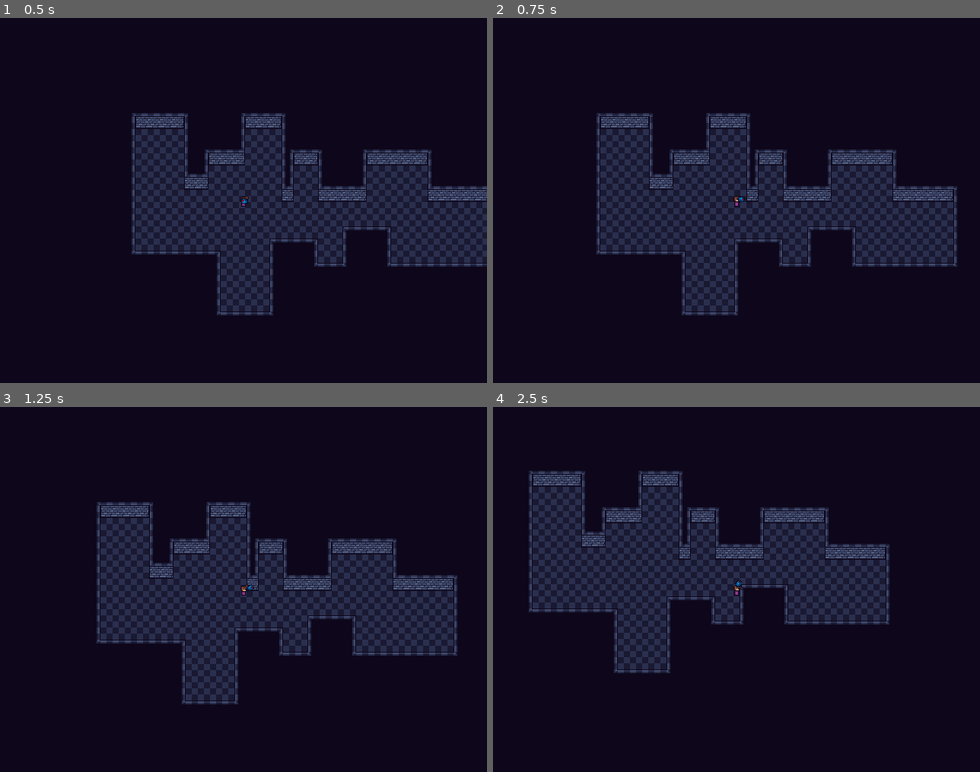
Above: before the commit, frames 1-4 (two rows, left to right).
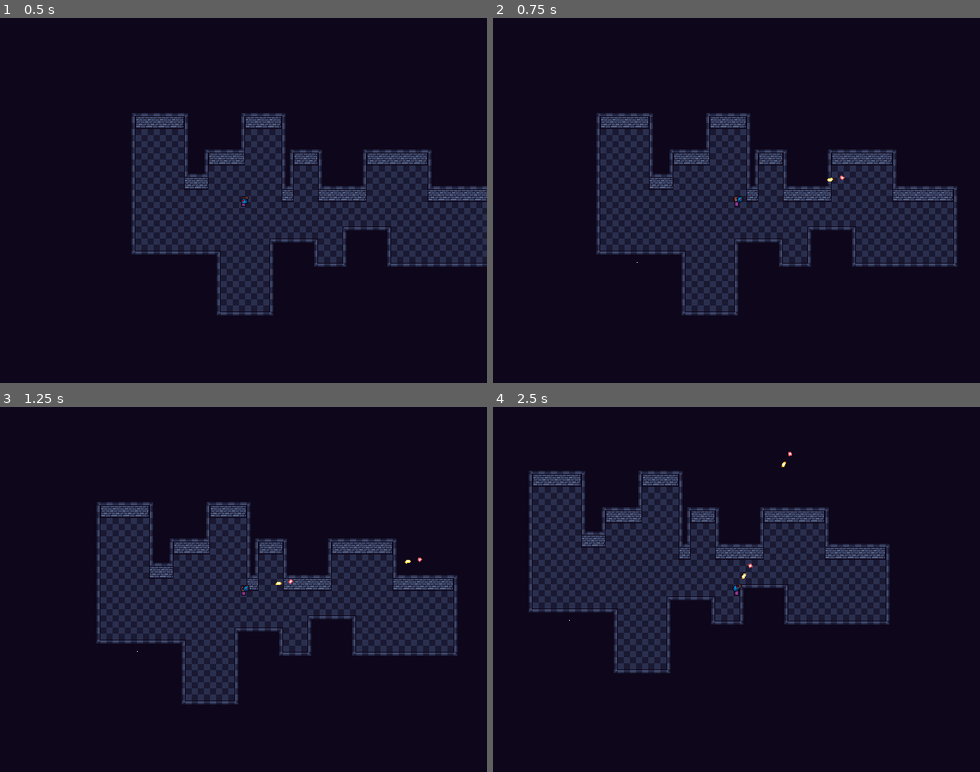
Above: after the commit, the same moments.

Repository: subnitrates/Project-Godot-Wild
Game: Godot game, scene res://scenes/test.tscn
Two runs of this game, one before a commit and one after it. Both use one fixed random seed, a clock stepped at 60 frames per second and the inputs below. The project has no main scene, so this scene is started directly.
Inputs (mouse positions are in pixels of both pictures, inside the frame that each line leads up to):
- Up to frame 1 (0.5 s): no input
- Up to frame 2 (0.75 s): move the mouse to (843, 182) at 0.52 s; press the mouse at (843, 182) at 0.53 s; hold D (move_right) from 0.53 s (still down)
- Up to frame 3 (1.25 s): keep holding D (move_right)
- Up to frame 4 (2.5 s): tap Enter at 1.25 s; move the mouse to (639, 607) at 1.27 s; release D (move_right) at 1.28 s; release the mouse at (639, 607) at 1.28 s; hold S (move_down) 1.28-2.03 s; click (639, 607) at 1.35 s; tap Space at 2 s; move the mouse to (785, 509) at 2.02 s; press the mouse at (785, 509) at 2.03 s; hold D (move_right) from 2.03 s (still down)

Frame 1 is identical in both runs. In frame 2, less than 0.1% of the frame differs, in the area x 29-73%, y 43-68%; in frame 3, less than 0.1%; in frame 4, less than 0.1%, in the area x 15-62%, y 12-59%.

Commit message:
bullets and shooting

Diff:
--- a/Player/Guns/Bullets/Bullet.tscn
+++ b/Player/Guns/Bullets/Bullet.tscn
@@ -1,6 +1,7 @@
-[gd_scene load_steps=3 format=3 uid="uid://cnyi2xj5ofb5e"]
+[gd_scene load_steps=4 format=3 uid="uid://cnyi2xj5ofb5e"]
 
 [ext_resource type="Script" uid="uid://bhe314wall2v" path="res://Player/Guns/Bullets/bullet.gd" id="1_dxpde"]
+[ext_resource type="Texture2D" uid="uid://cfp2ff5s8vpkm" path="res://Assets/sprites/Bullets.png" id="2_7xwm5"]
 
 [sub_resource type="RectangleShape2D" id="RectangleShape2D_7xwm5"]
 
@@ -8,6 +9,7 @@
 script = ExtResource("1_dxpde")
 
 [node name="Sprite2D" type="Sprite2D" parent="."]
+texture = ExtResource("2_7xwm5")
 
 [node name="CollisionShape2D" type="CollisionShape2D" parent="."]
 shape = SubResource("RectangleShape2D_7xwm5")
--- a/Player/Guns/hover_gun.gd
+++ b/Player/Guns/hover_gun.gd
@@ -2,8 +2,13 @@
 
 @export var radius: float = 10.0
 @export var lerp_speed: float = 5.0
+@export var bullet_scene: PackedScene
+@export var fire_rate: float = 5
+@export var recoil_strength: float = 5.0
+@export var muzzle_offset: Vector2 = Vector2(20, 0)
 
 var _target_position: Vector2 = Vector2.ZERO
+var _shoot_cooldown: float = 0.0
 
 func _ready():
 	# pulsing effect
@@ -12,9 +17,34 @@
 	tween.tween_property(self, "scale", Vector2(1.0, 1.0), 0.5)
 
 func _physics_process(delta: float) -> void:
+	_shoot_cooldown = max(_shoot_cooldown - delta, 0)
 	global_position = global_position.lerp(_target_position, lerp_speed * delta)
+
 	look_at(get_global_mouse_position())
 
 func update_position(player_position: Vector2, mouse_position: Vector2) -> void:
 	var direction = (mouse_position - player_position).normalized()
 	_target_position = player_position + (direction * radius)
+
+func shoot() -> void:
+	if _shoot_cooldown > 0:
+		return
+
+	_shoot_cooldown = 1.0 / fire_rate
+
+	var bullet = bullet_scene.instantiate()
+	get_tree().root.add_child(bullet)
+
+	var muzzle_position = global_position + transform.x * muzzle_offset.x
+	bullet.global_position = muzzle_position
+	bullet.direction = (get_global_mouse_position() - global_position).normalized()
+	bullet.rotation = global_rotation
+
+	apply_recoil()
+
+
+func apply_recoil() -> void:
+	var recoil_direction = -transform.x * recoil_strength
+	global_position += recoil_direction
+
+	rotation += randf_range(-0.05, 0.05)
--- a/Player/Guns/hover_gun.tscn
+++ b/Player/Guns/hover_gun.tscn
@@ -1,10 +1,12 @@
-[gd_scene load_steps=3 format=3 uid="uid://bfv5a5lsh0cyj"]
+[gd_scene load_steps=4 format=3 uid="uid://bfv5a5lsh0cyj"]
 
 [ext_resource type="Script" uid="uid://da4amxyuiov45" path="res://Player/Guns/hover_gun.gd" id="1_jtnn5"]
 [ext_resource type="Texture2D" uid="uid://b41bn58005ja0" path="res://Assets/sprites/Gun.png" id="1_x20h6"]
+[ext_resource type="PackedScene" uid="uid://cnyi2xj5ofb5e" path="res://Player/Guns/Bullets/Bullet.tscn" id="2_r3l2x"]
 
 [node name="HoverGun" type="Node2D"]
 script = ExtResource("1_jtnn5")
+bullet_scene = ExtResource("2_r3l2x")
 
 [node name="Sprite2D" type="Sprite2D" parent="."]
 texture = ExtResource("1_x20h6")
--- a/Player/Player.gd
+++ b/Player/Player.gd
@@ -6,6 +6,9 @@
 @onready var collision_shape_2d: CollisionShape2D = $CollisionShape2D
 @onready var animated_sprite_2d: AnimatedSprite2D = $AnimatedSprite2D
 @onready var hover_gun = $HoverGun
+
+var is_shooting: bool = false
+
 
 func _ready() -> void:
 	current_state = PlayerIdleState.new()
@@ -17,6 +20,15 @@
 		current_state.update(delta)
 	hover_gun.update_position(global_position, get_global_mouse_position())
 
+	if Input.is_action_pressed("shoot"):
+		hover_gun.shoot()
+
+func _input(event: InputEvent) -> void:
+	if event.is_action_pressed("shoot"):
+		is_shooting = true
+	elif event.is_action_released("shoot"):
+		is_shooting = false
+
 func change_state(new_state_instance: PlayerState):
 	if current_state:
 		current_state.exit()
--- a/Player/Player.tscn
+++ b/Player/Player.tscn
@@ -141,3 +141,8 @@
 
 [node name="HoverGun" parent="." instance=ExtResource("3_tok1r")]
 position = Vector2(11, 3)
+radius = null
+lerp_speed = null
+fire_rate = null
+recoil_strength = null
+muzzle_offset = null
--- a/project.godot
+++ b/project.godot
@@ -44,6 +44,11 @@
 "events": [Object(InputEventKey,"resource_local_to_scene":false,"resource_name":"","device":-1,"window_id":0,"alt_press …(192 unchanged characters)…
 ]
 }
+shoot={
+"deadzone": 0.2,
+"events": [Object(InputEventMouseButton,"resource_local_to_scene":false,"resource_name":"","device":-1,"window_id":0,"alt_pressed":false,"shift_pressed":false,"ctrl_pressed":false,"meta_pressed":false,"button_mask":1,"position":Vector2(238, 32),"global_position":Vector2(250, 92),"factor":1.0,"button_index":1,"canceled":false,"pressed":true,"double_click":false,"script":null)
+]
+}
 
 [rendering]
 
